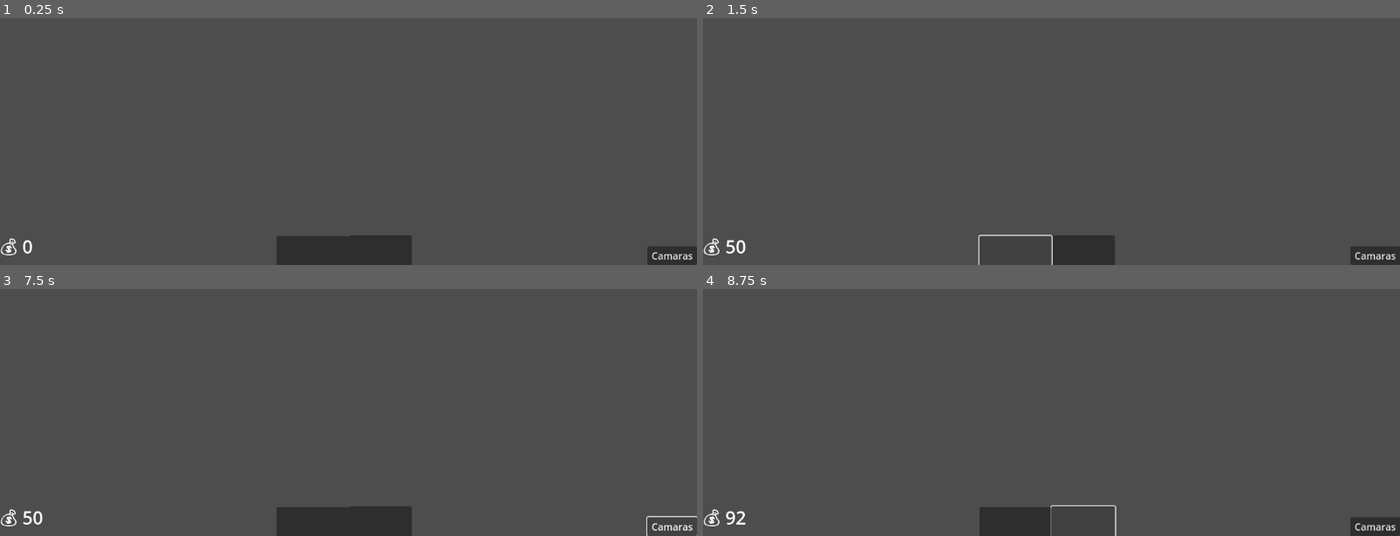
Above: before the commit, frames 1-4 (two rows, left to right).
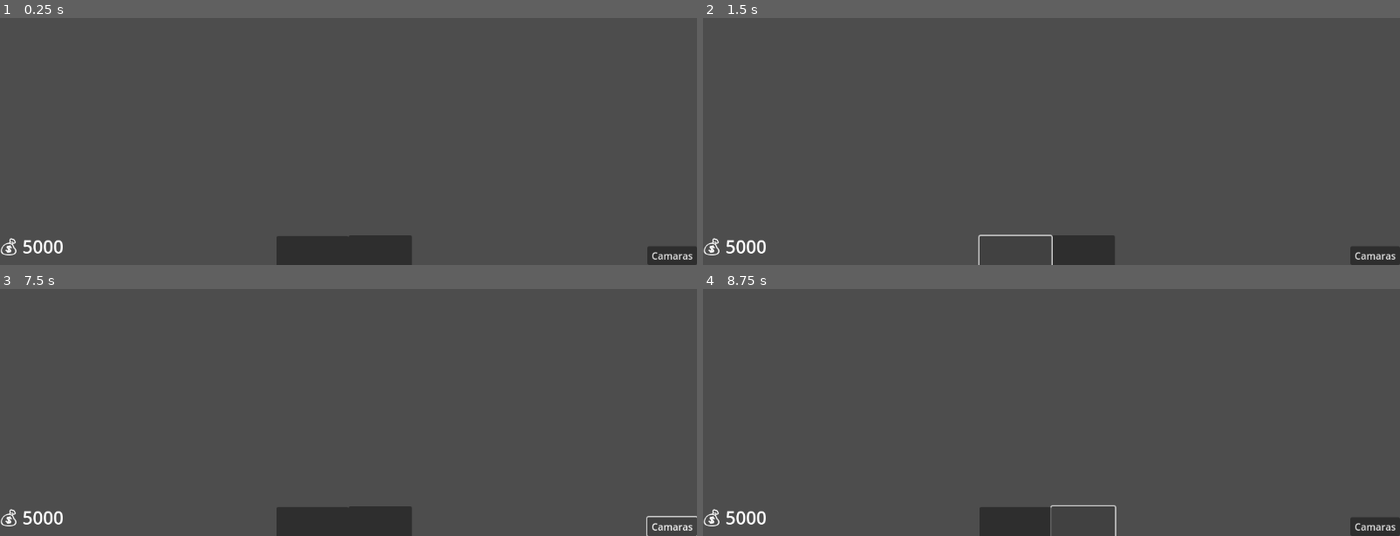
Above: after the commit, the same moments.

Repository: Rayclu/5noches
Game: Godot game, scene res://scenes/HUD.tscn
Two runs of this game, one before a commit and one after it. Both use one fixed random seed, a clock stepped at 60 frames per second and the inputs below. This scene is started directly instead of the project's main scene.
Inputs (mouse positions are in pixels of both pictures, inside the frame that each line leads up to):
- Up to frame 1 (0.25 s): no input
- Up to frame 2 (1.5 s): click (1086, 250) at 0.5 s; click (1016, 252) at 1.25 s
- Up to frame 3 (7.5 s): click "Camaras" at 2 s; click "gaga" at 2.75 s; click "gaga2" at 3.5 s; click "gaga3" at 4.25 s; click "gaga" at 5 s; click "gaga2" at 5.75 s; click "gaga3" at 6.5 s; click "Camaras" at 7.25 s
- Up to frame 4 (8.75 s): click (1086, 521) at 8 s

The runs differ from the first frame. In frame 1, 0.2% of the frame differs, in the area x 3-10%, y 89-96%; in frame 2, less than 0.1%; in frame 3, less than 0.1%; in frame 4, 0.2%.

Commit message:
muchas cosas

Diff:
--- /dev/null
+++ b/code/Economy.gd
@@ -0,0 +1,13 @@
+extends Node
+var Money = 0 + LEVELS.InitialMoney
+
+func _add_money(money):
+	Money+=money
+
+func _less_money(money):
+	if Money < money:
+		return
+	Money-=money
+
+func _get_money():
+	return Money
--- /dev/null
+++ b/code/Levels.gd
@@ -0,0 +1,11 @@
+extends Node
+var InitialMoney=5000#+ economy.money
+var dificulty = 1
+
+func changeStats(IndexValue):
+	InitialMoney*=IndexValue
+
+func PassDificulty(new):
+	dificulty+=new
+#me queda hacer que cuando se gaste
+#o añada plata salga unas texturas verdes/rojas. asi le da mas dinamismo jaja
--- a/code/gameManager.gd
+++ b/code/gameManager.gd
@@ -18,7 +18,6 @@
 	self.energy = 100
 	self.money = 0
 
-
 func move_enemies() -> bool:
 	return ENEMIES[current_night] <= (randi_range(0, ENEMIES[str(current_night)]))
 
--- a/code/moneyControllerHUD.gd
+++ b/code/moneyControllerHUD.gd
@@ -6,24 +6,10 @@
 
 func _ready() -> void:
 	SignalCam.pressed.connect(_money_displayed)
-	get_parent().get_parent().get_node("PRUEBAS/Button").pressed.connect(_add_money.bind(50))
-	get_parent().get_parent().get_node("PRUEBAS/Button2").pressed.connect(_less_money.bind(50))
-	_update_label(0)
 	var proove = get_parent().get_parent().get_node("PRUEBAS")
-	proove.connect("add_money",Callable(self, "_add_money"))
-	proove.connect("spend_money",Callable(self, "_less_money"))
 
-func _add_money(money):
-	_animate_money_change(int(TextMoney.text) + money)
-
-func _less_money(money):
-	if int(TextMoney.text) < money:
-		print("gaga")
-	else:
-		_animate_money_change(int(TextMoney.text) - money)
 
 func _money_displayed():
-
 	if signalPush==0:
 		TextMoney.modulate.a = 0.0
 		signalPush+=1
@@ -31,15 +17,8 @@
 		signalPush-=1
 		TextMoney.modulate.a = 1.0
 
+func _process(delta: float) -> void:
+	_update_label()
 
-func _update_label(money):
-
-	TextMoney.text = "💰 " + str(money)
-
-func _animate_money_change(target_money):
-	var money = int(TextMoney.text)
-	var step = 1 if target_money > money else -1
-	while money != target_money:
-		money += step
-		TextMoney.text = "💰 " + str(money)
-		await get_tree().create_timer(0.00001).timeout
+func _update_label():
+	TextMoney.text = "💰 " + str(ECONOMY.Money)
--- a/code/node.gd
+++ b/code/node.gd
@@ -1,13 +1,10 @@
 extends Node
-
-signal add_money(amount)
-signal spend_money(amount)
 
 func _input(event: InputEvent) -> void:
 	if event is InputEventKey:
 		print(event)
 		var gaga = event.keycode
 		if gaga == 43 && gaga != null && event.pressed==false:
-			emit_signal("add_money",800)
+			ECONOMY._add_money(100)
 		elif gaga == 45 && gaga != null && event.pressed==false:
-			emit_signal("spend_money",40)
+			ECONOMY._less_money(100)
--- a/project.godot
+++ b/project.godot
@@ -15,6 +15,11 @@
 config/features=PackedStringArray("4.4", "Forward Plus")
 config/icon="res://icon.svg"
 
+[autoload]
+
+LEVELS="*res://code/Levels.gd"
+ECONOMY="*res://code/Economy.gd"
+
 [file_customization]
 
 folder_colors={
--- a/scenes/ShorCuts.tscn
+++ /dev/null
@@ -1,6 +0,0 @@
-[gd_scene load_steps=2 format=3 uid="uid://dwu6crnpiskku"]
-
-[ext_resource type="Script" uid="uid://chpiutg4fgncf" path="res://scenes/shor_cuts.gd" id="1_o4yg1"]
-
-[node name="Node" type="Node"]
-script = ExtResource("1_o4yg1")
--- /dev/null
+++ b/scenes/ShortCuts.tscn
@@ -0,0 +1,6 @@
+[gd_scene load_steps=2 format=3 uid="uid://dwu6crnpiskku"]
+
+[ext_resource type="Script" uid="uid://chpiutg4fgncf" path="res://code/shor_cuts.gd" id="1_65y6q"]
+
+[node name="Node" type="Node"]
+script = ExtResource("1_65y6q")
Not shown, added: code/Economy.gd.uid
Not shown, added: code/Levels.gd.uid
Renamed: scenes/shor_cuts.gd -> code/shor_cuts.gd
Renamed: scenes/shor_cuts.gd.uid -> code/shor_cuts.gd.uid
